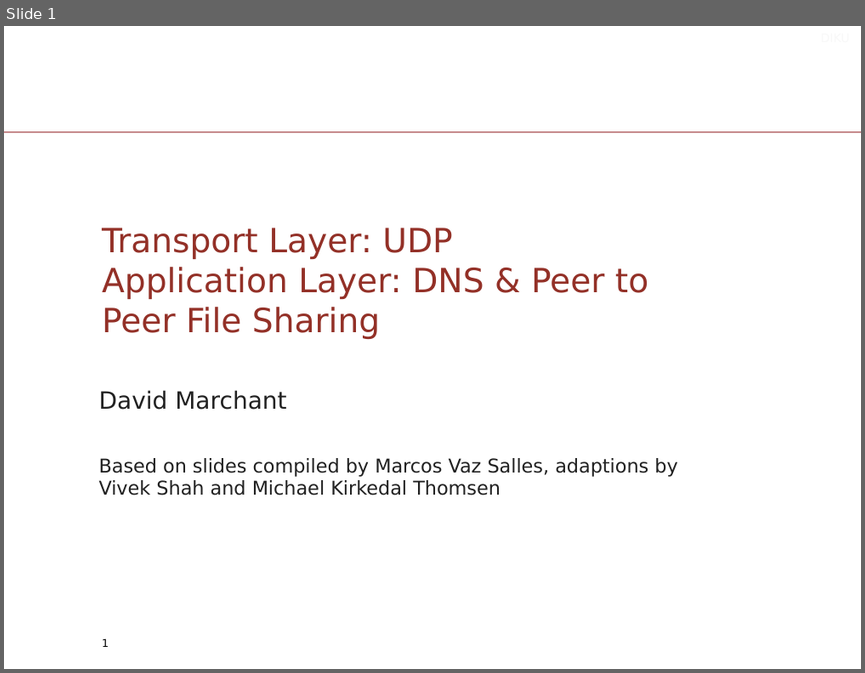
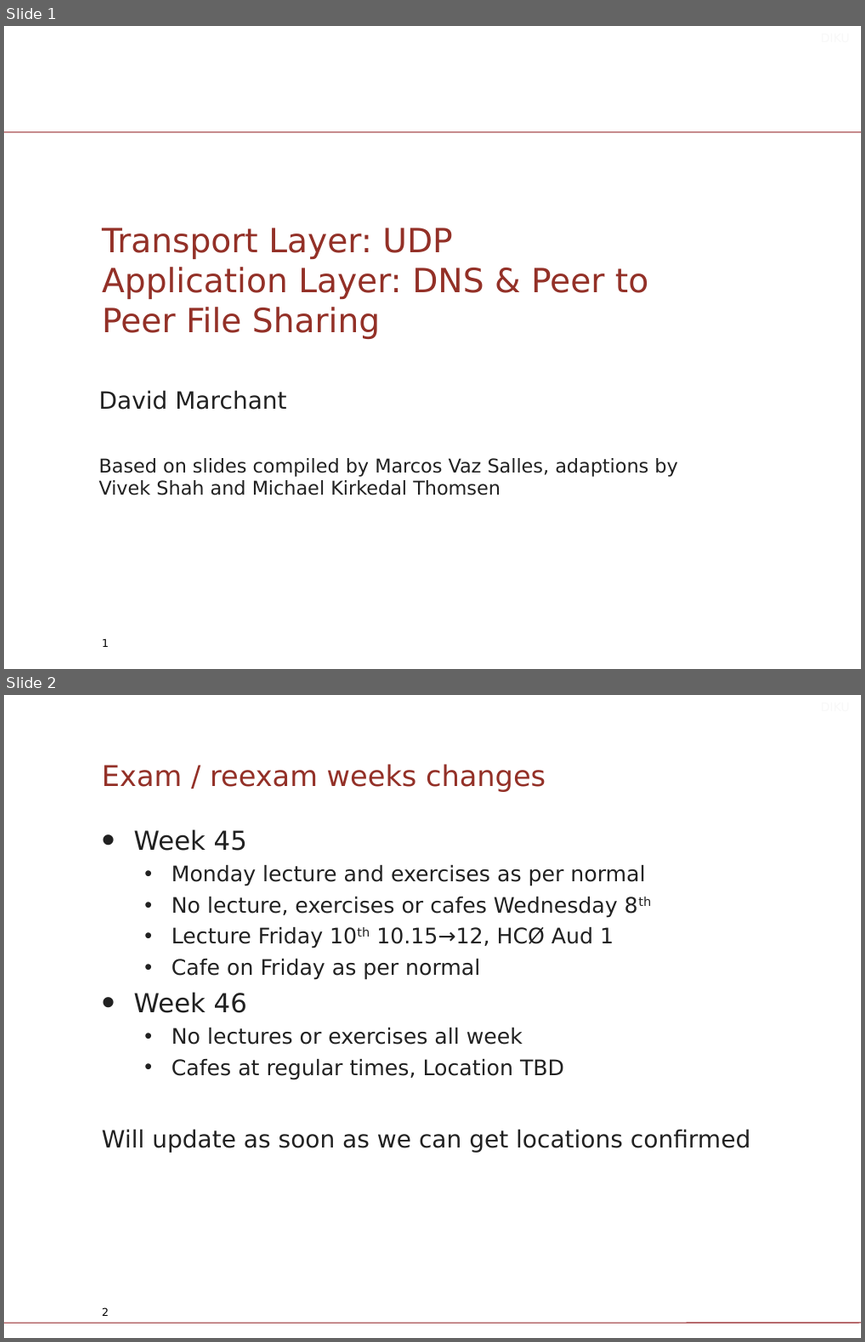
Before and after one commit to diku-compSys/compSys-e2023-pub, a slide deck: lectures/23-11-06_dns_peer_to_peer_and_udp/slides.odp. Shown one above the other, each under a label of ours: slide 1 before the commit, slides 1 and 2 after it. The pictures are 865x673 and 865x1342 pixels, drawn with LibreOffice and Linux fonts; fonts in the diff are those of the drawing; background and template pictures are left out. Boxes give left, top, right and bottom in pixels: in the first picture for what was removed or moved away, otherwise in the second. Text is boxed around its words. In the diff, an @@ line names an element or a change of style, - is before the commit and + after.

```diff
--- a/lectures/23-11-06_dns_peer_to_peer_and_udp/slides.odp
+++ b/lectures/23-11-06_dns_peer_to_peer_and_udp/slides.odp
@@ slide 2 added at [4,695,861,1338], background #FFFFFF @@
@@ text added at [273,695,858,720], 10 pt, text #F8F8F8 @@
+DIKU
@@ title added at [102,764,545,792], 24 pt, text #933027 @@
+Exam / reexam weeks changes
@@ text added at [102,829,750,1152], 18 pt, text #212121 @@
+• Week 45
+  • Monday lecture and exercises as per normal
+  • No lecture, exercises or cafes Wednesday 8th
+  • Lecture Friday 10th 10.15→12, HCØ Aud 1
+  • Cafe on Friday as per normal
+• Week 46
+  • No lectures or exercises all week
+  • Cafes at regular times, Location TBD
+Will update as soon as we can get locations confirmed
@@ line added from (861, 1322) to (4, 1322), #901A1E 0.74 pt @@
@@ page number added at [102,1307,109,1315], 9 pt, text #000000 @@
+2
```
Also in this commit, not shown: 2 other files.
